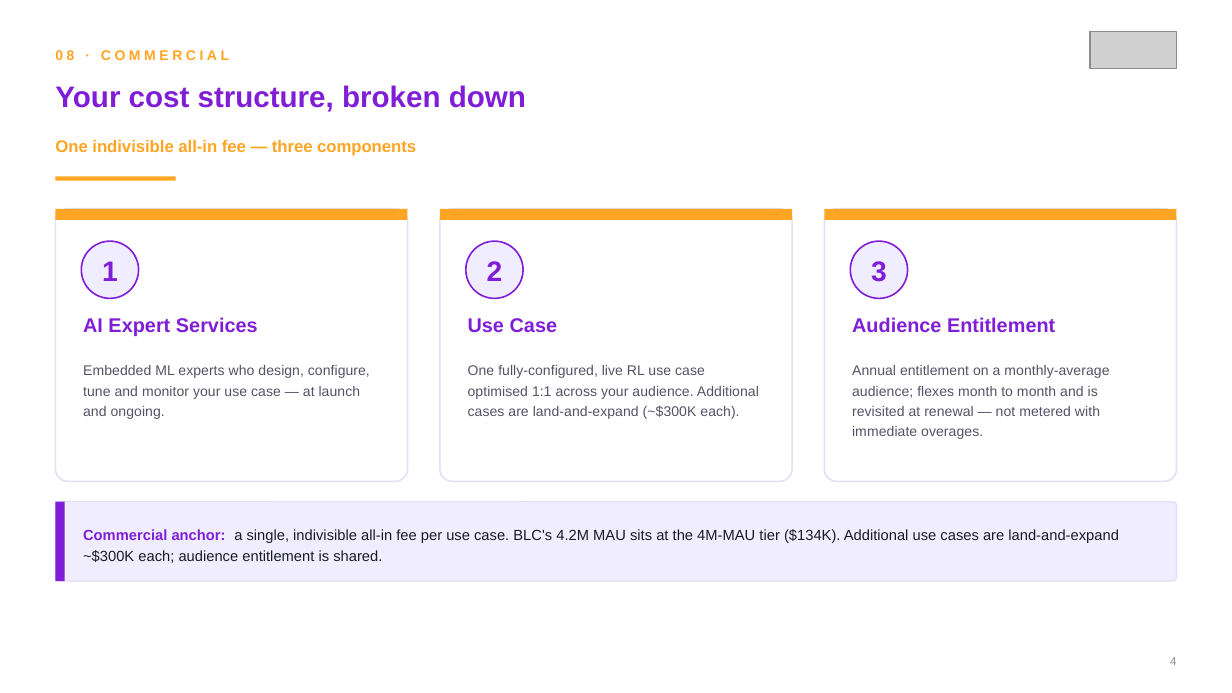
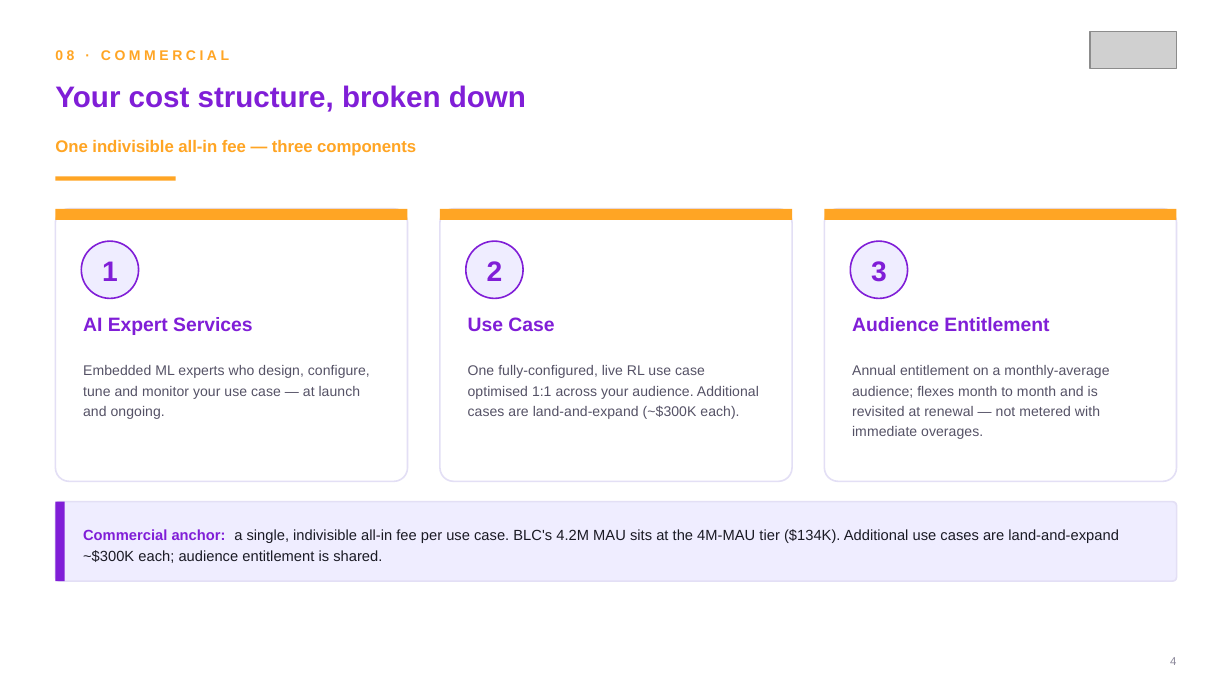
Before and after one commit to 986jcngsr9-del/Test-1, a slide deck: slide 4 of BLC_Commercial_Deck_Braze.pptx. Drawn at 1232x693 pixels with LibreOffice and Linux fonts; fonts in the diff are those of the drawing; grey boxes stand for pictures. Boxes give left, top, right and bottom in pixels: in the first picture for what was removed or moved away, otherwise in the second. Text is boxed around its words. In the diff, an @@ line names an element or a change of style, - is before the commit and + after.

```diff
--- a/BLC_Commercial_Deck_Braze.pptx
+++ b/BLC_Commercial_Deck_Braze.pptx
@@ proportions changed in 3 elements at [55, 208, 408, 480], [440, 208, 792, 480], [824, 208, 1177, 480] @@
@@ size 11.6 to 11.2 pt in 3 elements at [83, 317, 252, 335], [468, 317, 554, 331], [852, 317, 1049, 331] @@
```
Also in this commit, not shown: 9 other slides changed, 8 other files.
